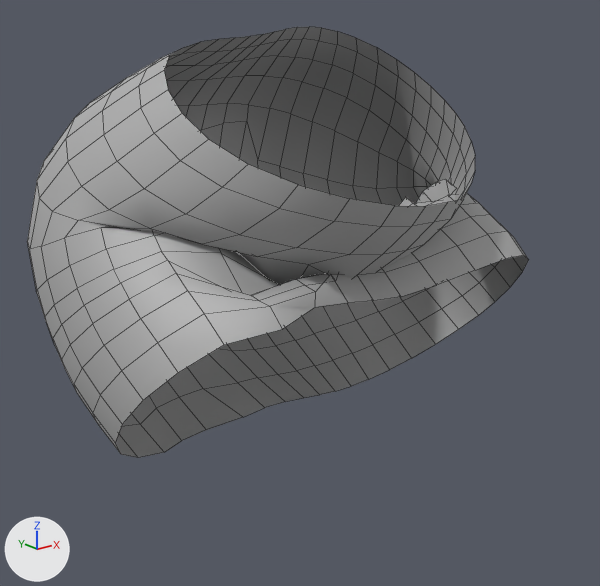
Before and after pictures for a commit that changed the FBX model Assets/_GameFolder/Models/NewClothes/Creative/PoseSkirt/PoseSkirtReference.fbx.
Before and after are seen from a camera (50 mm lens) standing at (-0.0767, -0.1022, 0.0165) and looking at (0.0008, -0.0053, -0.0222). Arrows for +X, +Y and +Z are at lower left; the lights stay in place. Mesh edges are drawn as thin lines. Where no turn or scale is listed for an object, it has been applied to the vertices.

The older version as bpy lines, for what is in view:
```python
me_mesh_087 = bpy.data.meshes.new('Mesh.087')
me_mesh_087.from_pydata(...)  # 468 vertices, 432 faces; spans x -0.0362..0.0375, y -0.0322..0.0319, z -0.0457..0.0174
me_mesh_087.materials.append(mat_blinn1_006)  # grey #bcbcbc
ob_pant_013 = bpy.data.objects.new('Pant.013', me_mesh_087)
ob_pant_013.location = (0.0, 0.0, 0.0)
```
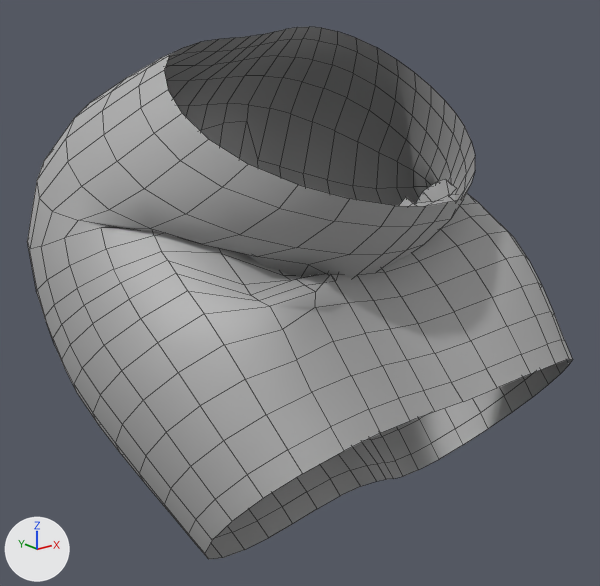
The change, as a list of edits to the scene's bpy script:
```text
Change me_mesh_087:
    used by ob_pant_013; location = (0.0, 0.0, 0.0)
    remove me_mesh_087.from_pydata(...)  # 468 vertices, 432 faces; spans x -0.0362..0.0375, y -0.0322..0.0319, z -0.0457..0.0174
    add me_mesh_087.from_pydata(...)  # 612 vertices, 576 faces; spans x -0.0362..0.0375, y -0.0395..0.0319, z -0.0554..0.0174
    me_mesh_087 part 1
    3 vertices move from x -0.0218..-0.0149, y -0.023..-0.0202, z -0.0148..-0.0142 to x -0.0218..-0.0149, y -0.0227..-0.0202, z -0.0129..-0.012
    144 vertices are added at x -0.0342..0.0369, y -0.0395..-0.0034, z -0.0554..-0.0179
    144 new faces join them
```

Changed parts and their boxes [x1, y1, x2, y2] in the pictures (600 x 586 px):
'Pant.013', reshaped (9% wider, 24% taller)
    before: [27, 27, 528, 457]
    after: [27, 27, 573, 559]
part 1 of me_mesh_087, built on
    before: [162, 248, 296, 295]
    after: [115, 248, 573, 559]
